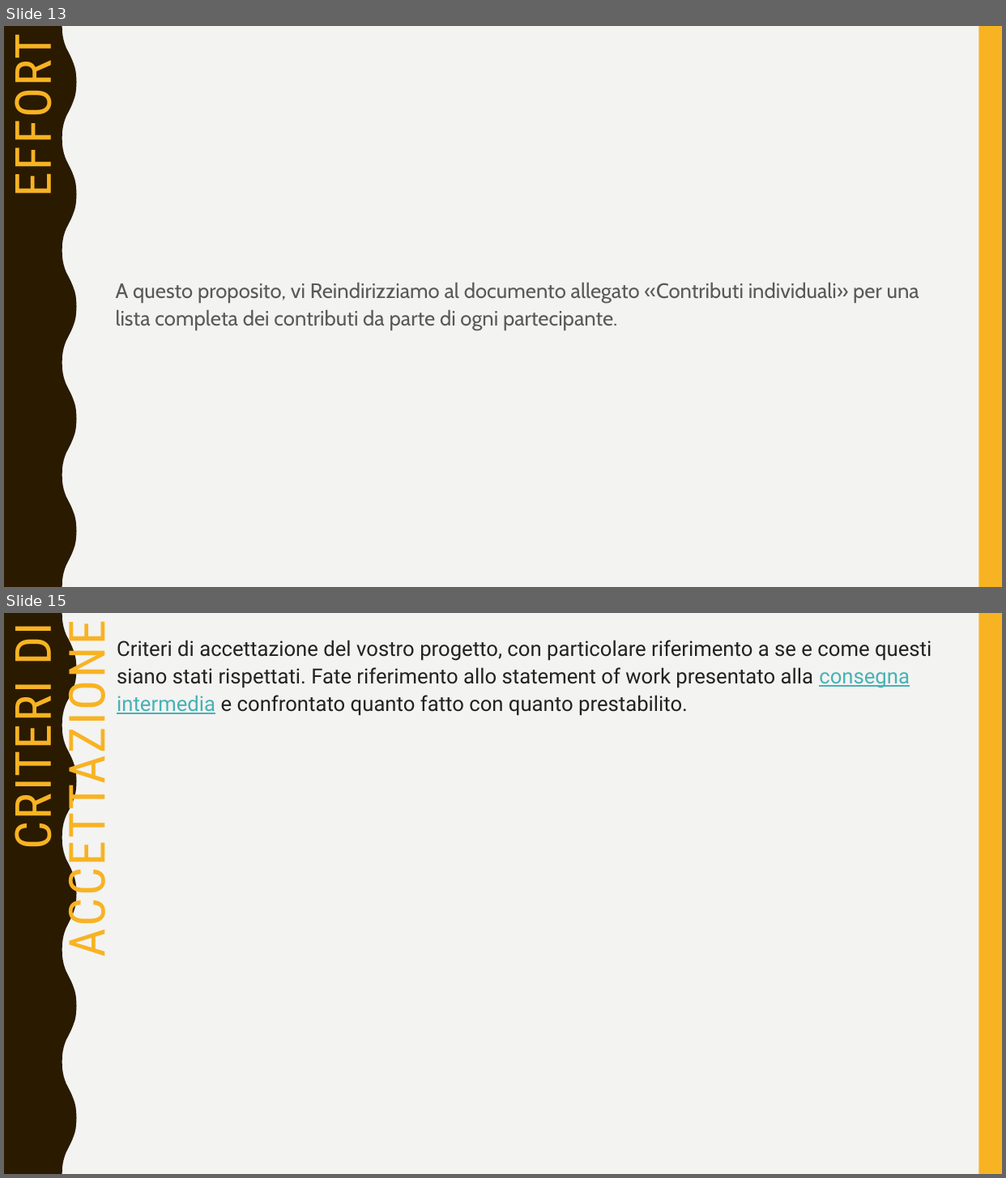
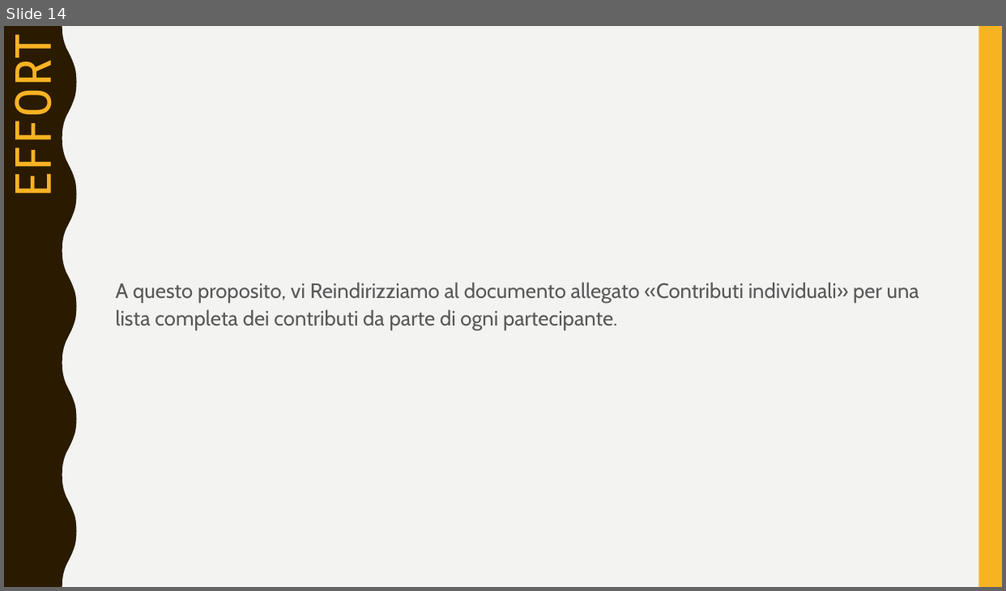
Before and after one commit to sfarina12/NC_05, a slide deck: Presentazione_Seconda consegna/2021_Presentazione_NC08.pptx. Shown one above the other, each under a label of ours: slides 13 and 15 before the commit, slide 14 after it; the slides between them are not shown. The pictures are 1006x1178 and 1006x591 pixels, drawn with LibreOffice and Linux fonts; fonts in the diff are those of the drawing. Boxes give left, top, right and bottom in pixels: in the first picture for what was removed or moved away, otherwise in the second. Text is boxed around its words. In the diff, an @@ line names an element or a change of style, - is before the commit and + after.

```diff
--- a/Presentazione_Seconda consegna/2021_Presentazione_NC08.pptx
+++ b/Presentazione_Seconda consegna/2021_Presentazione_NC08.pptx
@@ slide 15 removed at [4, 613, 1002, 1174], background #F3F3F2; not listed: 2 template elements that a slide beside it also shows @@
@@ title removed at [4, 627, 118, 947] @@
-CRITERI DI ACCETTAZIONE
@@ text removed at [117, 640, 931, 716] @@
-Criteri di accettazione del vostro progetto, con particolare riferimento a se e come questi siano stati rispettati. Fate riferimento allo statement of work presentato alla consegna intermedia e confrontato quanto fatto con quanto prestabilito.
@@ what was slide 13 is now slide 14 @@
```
Also in this commit, not shown: 2 slides changed, 2 slides added, 1 other file.
